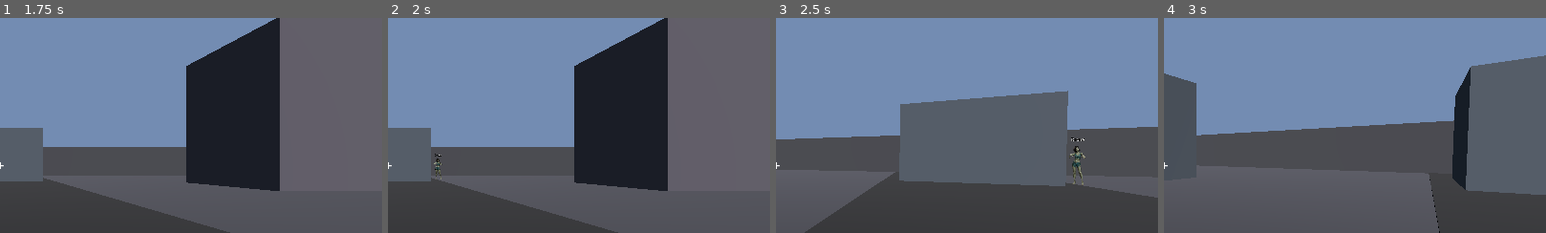
Above: before the commit, frames 1-4 (left to right).
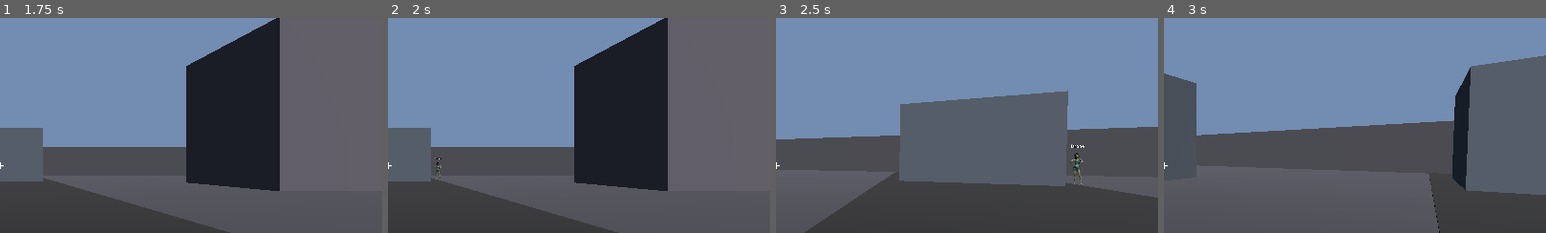
Above: after the commit, the same moments.

Repository: grey142/tickle-outbreak
Game: Godot game, scene res://scenes/main/MainMenu.tscn
Two runs of this game, one before a commit and one after it. Both use one fixed random seed, a clock stepped at 60 frames per second and the inputs below.
Inputs (mouse positions are % of the whole screen's width and height, from its top left):
- Up to frame 1 (1.75 s): click "New Run → Hub" at 0.5 s; click "Deploy" at 1.25 s
- Up to frame 2 (2 s): no input
- Up to frame 3 (2.5 s): tap Enter at 2 s; move the mouse to (55, 50) at 2.02 s; hold W (move_forward) from 2.03 s (still down); tap Shift (dash) at 2.1 s; click (55, 50) at 2.17 s; tap Space (jump) at 2.27 s
- Up to frame 4 (3 s): keep holding W (move_forward); move the mouse to (45, 50) at 2.77 s; click (45, 50) at 2.85 s
The pictures show only the part of the screen within x 50-100%, y 16-66%; the shares and areas given below are measured in that part.

Frame 1 is identical in both runs. In frame 2, 0.1% of the frame differs, in the area x 12-15%, y 63-76%; in frame 3, 0.3%, in the area x 76-81%, y 55-78%; in frame 4, nothing differs.

Commit message:
Align zombie heads to player eye height (except spider/volatile)
Normalize drone/bolter/screamer/tendril sprite + hitbox head_height to
camera Y (~1.6). Keep spider short/wide; keep volatile towering. Re-export Web.

Diff:
--- a/data/zombies.json
+++ b/data/zombies.json
@@ -2,6 +2,7 @@
   "speed_godot_scale": 0.08,
   "tickle_range": 2.2,
   "mid_range_tickle": 6.0,
+  "player_eye_height": 1.6,
   "types": [
     {
       "id": "drone",
@@ -16,11 +17,8 @@
       "behavior": "chase",
       "tickle_mode": "melee",
       "color": "#7ec850",
-      "scale": [
-        1.0,
-        1.8,
-        1.0
-      ],
+      "scale": [1.0, 1.65, 1.0],
+      "head_height": 1.6,
       "description": "Common shambler. Player Speed 100 outruns them easily.",
       "sprite_variants": [
         "res://assets/zombies/drone/drone_01.png",
@@ -42,11 +40,8 @@
       "tickle_mode": "melee",
       "flee_after_tickle_sec": 1.5,
       "color": "#e8a838",
-      "scale": [
-        0.9,
-        1.6,
-        0.9
-      ],
+      "scale": [0.9, 1.55, 0.9],
+      "head_height": 1.6,
       "description": "Faster than base player. Tickle-and-run hit-and-fade.",
       "sprite_variants": [
         "res://assets/zombies/bolter/bolter_01.png",
@@ -68,11 +63,8 @@
       "tickle_mode": "none",
       "spawn_rate_multiplier_while_alive": 2.0,
       "color": "#c050c8",
-      "scale": [
-        1.1,
-        2.0,
-        1.1
-      ],
+      "scale": [1.1, 1.7, 1.1],
+      "head_height": 1.6,
       "description": "No tickle DPS. Doubles all spawn rates while active.",
       "sprite_variants": [
         "res://assets/zombies/screamer/screamer_01.png",
@@ -94,11 +86,8 @@
       "tickle_mode": "melee",
       "slow_player_while_tickling": 13,
       "color": "#5050e0",
-      "scale": [
-        1.4,
-        1.0,
-        1.4
-      ],
+      "scale": [1.4, 1.0, 1.4],
+      "head_height": 0.95,
       "description": "Elite. High DPS; slows player -13 speed while tickling.",
       "sprite_variants": [
         "res://assets/zombies/spider/spider_01.png",
@@ -120,11 +109,8 @@
       "tickle_mode": "mid_range",
       "slow_player_while_tickling": 30,
       "color": "#40c0a0",
-      "scale": [
-        1.2,
-        2.2,
-        1.2
-      ],
+      "scale": [1.2, 1.7, 1.2],
+      "head_height": 1.6,
       "description": "Elite. Mid-range tickle; slows -30 while tickling.",
       "sprite_variants": [
         "res://assets/zombies/tendril/tendril_01.png",
@@ -146,11 +132,8 @@
       "tickle_mode": "mid_range",
       "slow_player_while_tickling": 45,
       "color": "#e04040",
-      "scale": [
-        1.5,
-        2.4,
-        1.5
-      ],
+      "scale": [1.5, 2.5, 1.5],
+      "head_height": 2.45,
       "description": "Elite glass cannon. Mid-range 45 DPS; slows -45.",
       "sprite_variants": [
         "res://assets/zombies/volatile/volatile_01.png",
--- a/scripts/zombies/Zombie.gd
+++ b/scripts/zombies/Zombie.gd
@@ -57,10 +57,16 @@
 	for c in get_children():
 		c.queue_free()
 
-	var scale_arr: Array = def.get("scale", [1.0, 1.8, 1.0])
+	var scale_arr: Array = def.get("scale", [1.0, 1.65, 1.0])
 	var body_h := float(scale_arr[1])
 	var body_r := 0.35 * float(scale_arr[0])
 	var col := Color(String(def.get("color", "#7ec850")))
+	# Match MissionRoot player Head Y (1.6). Most types align art eyes here;
+	# spider stays low; volatile towers via a higher head_height.
+	var eye_default := float(DataManager.zombies.get("player_eye_height", 1.6))
+	var head_y := float(def.get("head_height", eye_default))
+	# Fraction from top of texture to eyes/upper-head (~bun/eyes in rembg art).
+	var head_from_top := float(def.get("head_from_top", 0.13))
 
 	# Billboard sprite (replaces colored capsule / head meshes)
 	if sprite_texture != null:
@@ -73,13 +79,16 @@
 		spr.transparent = true
 		spr.double_sided = true
 		spr.texture_filter = BaseMaterial3D.TEXTURE_FILTER_LINEAR_WITH_MIPMAPS
-		# Fit sprite height roughly to capsule height (art has some vertical padding).
 		var tex_h := float(sprite_texture.get_height())
-		var target_h := body_h * 1.25
+		# Size so eyes land on head_y and feet stay near ground (full-bleed art).
+		var display_h := head_y / maxf(0.05, 1.0 - head_from_top)
+		if def.has("display_height"):
+			display_h = float(def.get("display_height"))
 		if tex_h > 0.0:
-			spr.pixel_size = target_h / tex_h
-		spr.position.y = target_h * 0.5
+			spr.pixel_size = display_h / tex_h
 		spr.centered = true
+		var eye_local := (0.5 - head_from_top) * display_h
+		spr.position.y = head_y - eye_local
 		add_child(spr)
 	else:
 		# Fallback capsule if textures fail to load
@@ -101,7 +110,7 @@
 		var hmat := StandardMaterial3D.new()
 		hmat.albedo_color = col.lightened(0.3)
 		head_mesh.material_override = hmat
-		head_mesh.position.y = body_h + 0.15
+		head_mesh.position.y = head_y
 		add_child(head_mesh)
 
 	# Collision (invisible; keeps physics)
@@ -122,11 +131,11 @@
 	var body_sphere := SphereShape3D.new()
 	body_sphere.radius = 0.45 * float(scale_arr[0])
 	body_area_shape.shape = body_sphere
-	body_area_shape.position.y = body_h * 0.45
+	body_area_shape.position.y = minf(body_h * 0.45, head_y - 0.35)
 	body_area.add_child(body_area_shape)
 	add_child(body_area)
 
-	# Head hitbox (no separate head mesh when sprite is shown)
+	# Head hitbox aligned to visual head / eye height
 	var head_area := Area3D.new()
 	head_area.name = "HeadHitbox"
 	head_area.collision_layer = 4
@@ -135,14 +144,14 @@
 	var head_sphere := SphereShape3D.new()
 	head_sphere.radius = 0.28
 	head_shape.shape = head_sphere
-	head_shape.position.y = body_h + 0.15
+	head_shape.position.y = head_y
 	head_area.add_child(head_shape)
 	add_child(head_area)
 
 	label = Label3D.new()
 	label.text = String(def.get("name", zombie_id))
 	label.font_size = 48
-	label.position.y = body_h + 0.7
+	label.position.y = head_y + 0.55
 	label.billboard = BaseMaterial3D.BILLBOARD_ENABLED
 	add_child(label)
 
Not shown, changed: docs/index.html
Not shown, changed: docs/index.pck
